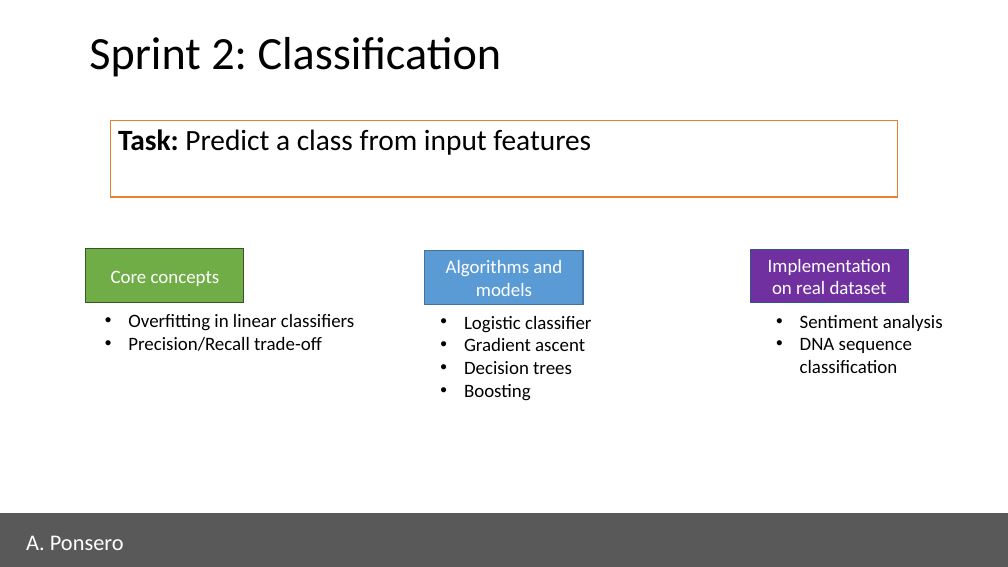
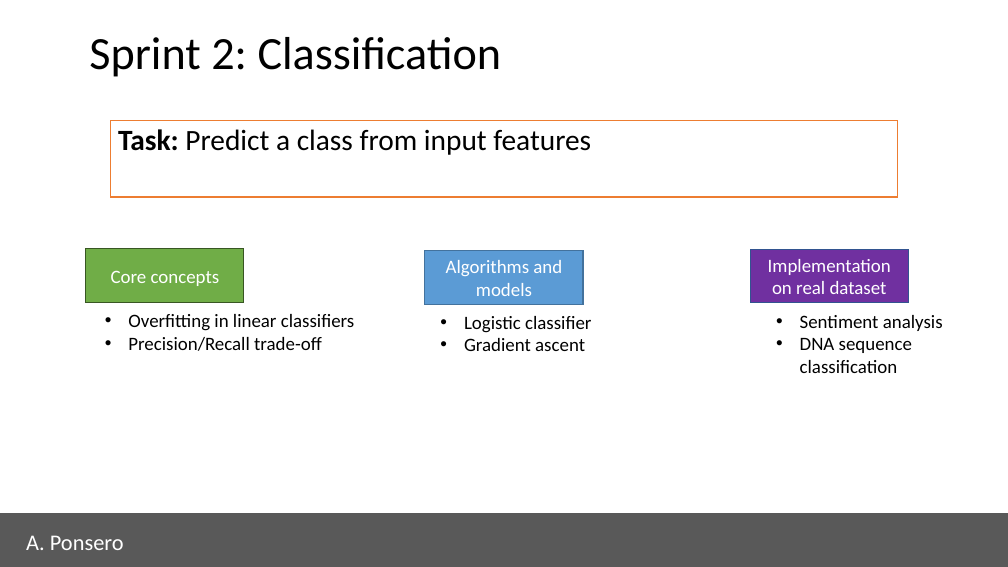
Before and after one commit to ua-dsf/ML_sprint, a slide deck: slide 2 of sprint2_classification/module1_regression_part2.pptx. Drawn at 1008x567 pixels with LibreOffice and Linux fonts; fonts in the diff are those of the drawing. Boxes give left, top, right and bottom in pixels: in the first picture for what was removed or moved away, otherwise in the second. Text is boxed around its words. In the diff, an @@ line names an element or a change of style, - is before the commit and + after.

```diff
--- a/sprint2_classification/module1_regression_part2.pptx
+++ b/sprint2_classification/module1_regression_part2.pptx
@@ text at <box>464,361,572,401</box>: paragraphs removed @@
-• Decision trees
-• Boosting
```
Also in this commit, not shown: 3 other slides changed, 8 slides added, 1 slide removed, 15 other files.
